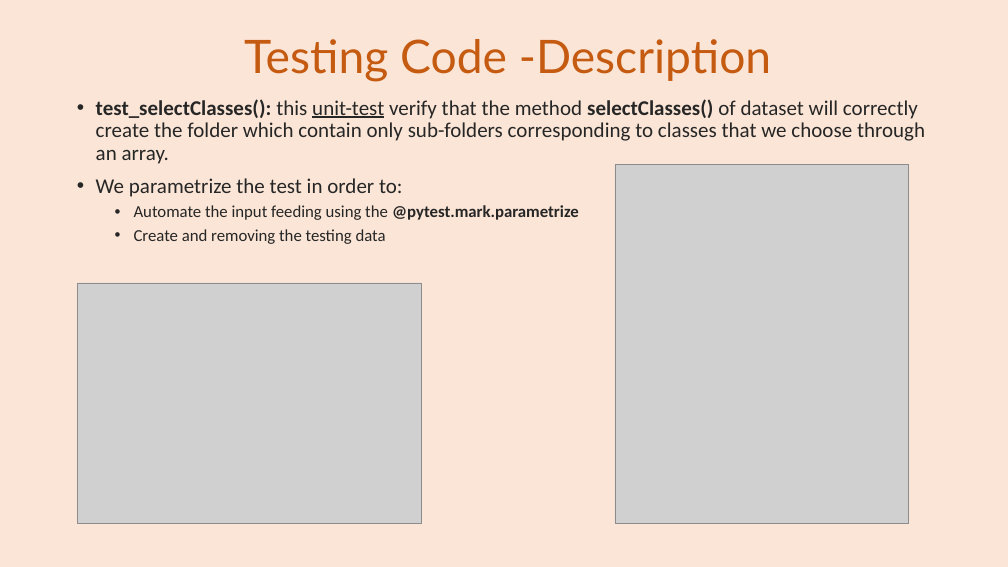
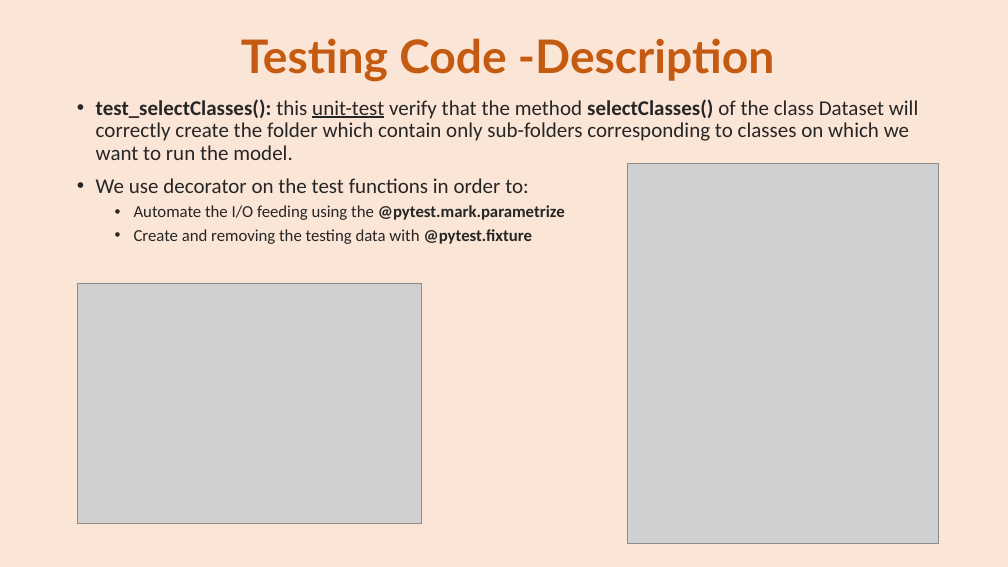
Before and after one commit to se4ai2223-uniba/architectural-style-recognition, a slide deck: slide 10 of docs/ArchiNet Team-Milestone 3.pptx (slide 9 before the commit). Drawn at 1008x567 pixels with LibreOffice and Linux fonts; fonts in the diff are those of the drawing; grey boxes stand for pictures. Boxes give left, top, right and bottom in pixels: in the first picture for what was removed or moved away, otherwise in the second. Text is boxed around its words. In the diff, an @@ line names an element or a change of style, - is before the commit and + after.

Commit message:
Powerpoint update

```diff
--- a/docs/ArchiNet Team-Milestone 3.pptx
+++ b/docs/ArchiNet Team-Milestone 3.pptx
@@ title "Testing Code -Description" at [241,38,775,82]: bold on @@
@@ text at [96,99,918,244]: text changed @@
-• test_selectClasses(): this unit-test verify that the method selectClasses() of dataset will correctly create the folder which contain only sub-folders corresponding to classes that we choose through an array.
-• We parametrize the test in order to:
-  • Automate the input feeding using the @pytest.mark.parametrize
-  • Create and removing the testing data
+• test_selectClasses(): this unit-test verify that the method selectClasses() of the class Dataset will correctly create the folder which contain only sub-folders corresponding to classes on which we want to run the model.
+• We use decorator on the test functions in order to:
+  • Automate the I/O feeding using the @pytest.mark.parametrize
+  • Create and removing the testing data with @pytest.fixture
@@ picture: place and size @@
-picture at [615,165,908,523]
+picture at [628,163,938,544]
```
Also in this commit, not shown: 19 other slides changed, 1 slide added, 1 slide removed.
